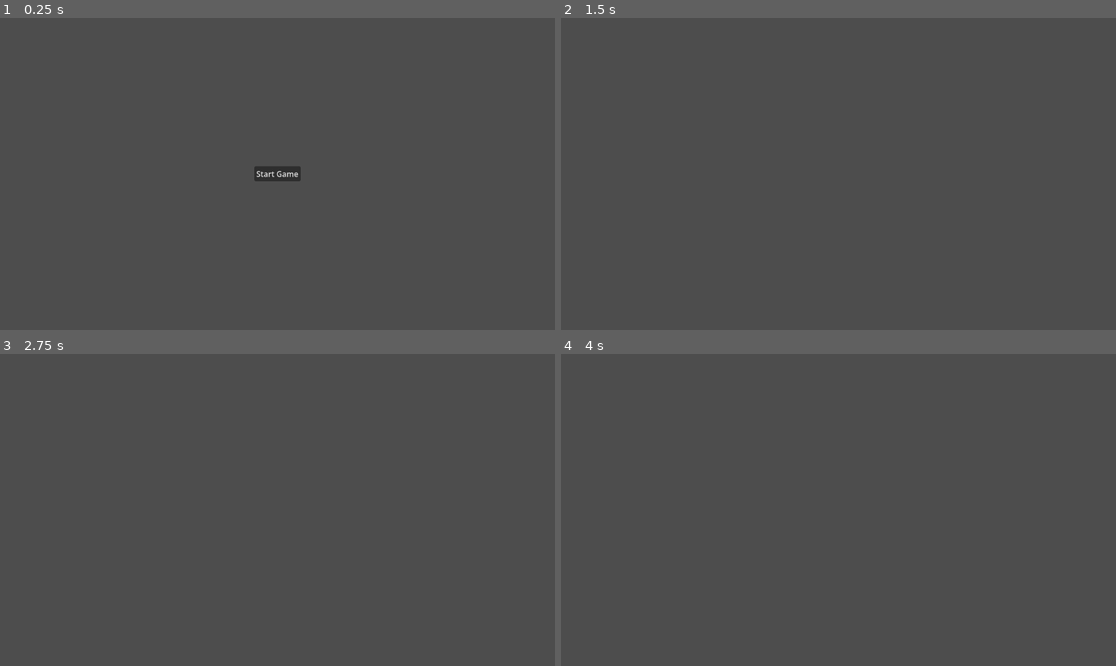
Above: before the commit, frames 1-4 (two rows, left to right).
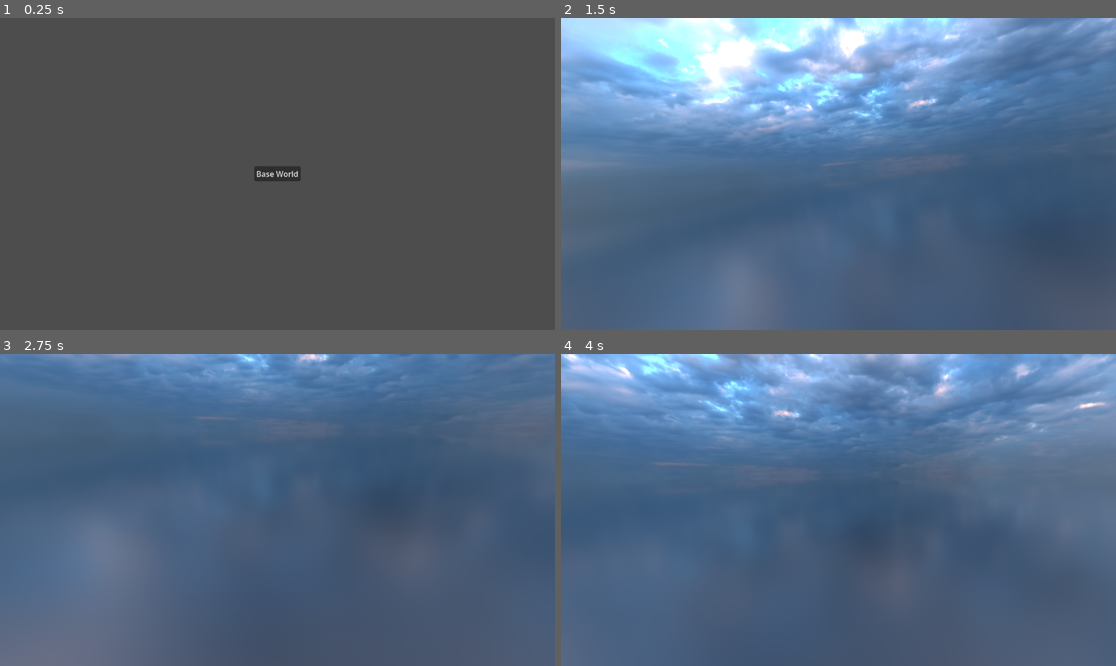
Above: after the commit, the same moments.

Repository: mitch-palczewski/zurd
Game: Godot game, scene res://scenes/ui/loading_screen/boot.tscn
Same seed, same stepped clock (60 frames per second), same inputs: the game is played once before the commit and once after it.
Inputs:
- Up to frame 1 (0.25 s): no input
- Up to frame 2 (1.5 s): click "Start Game" (after the commit: "Base World") at 0.5 s; tap Enter at 1.25 s; hold D (move_right, bound only after the commit) from 1.28 s (still down); tap 1 at 1.35 s
- Up to frame 3 (2.75 s): tap 2 at 1.55, 2.1 s; release D (move_right, bound only after the commit) at 2.03 s; hold S (move_down, bound only after the commit) from 2.03 s (still down); tap 3 at 2.3 s
- Up to frame 4 (4 s): release S (move_down, bound only after the commit) at 2.78 s; hold D (move_right, bound only after the commit) 2.78-3.53 s; tap 3 at 2.85 s; tap 4 at 3.05, 3.6 s; hold W (move_up, bound only after the commit) from 3.53 s (still down); tap 1 at 3.8 s

The runs differ from the first frame. In frame 1, less than 0.1% of the frame differs, in the area x 46-54%, y 48-52%; in frame 2, 99%; in frame 3, 100%; in frame 4, 100%, in the area x 0-100%, y 0-100%.

Commit message:
feat: Baseworld and Test Player

Diff:
--- a/project.godot
+++ b/project.godot
@@ -27,3 +27,26 @@
 [dotnet]
 
 project/assembly_name="zurd"
+
+[input]
+
+move_up={
+"deadzone": 0.2,
+"events": [Object(InputEventKey,"resource_local_to_scene":false,"resource_name":"","device":-1,"window_id":0,"alt_pressed":false,"shift_pressed":false,"ctrl_pressed":false,"meta_pressed":false,"pressed":false,"keycode":0,"physical_keycode":87,"key_label":0,"unicode":119,"location":0,"echo":false,"script":null)
+]
+}
+move_down={
+"deadzone": 0.2,
+"events": [Object(InputEventKey,"resource_local_to_scene":false,"resource_name":"","device":-1,"window_id":0,"alt_pressed":false,"shift_pressed":false,"ctrl_pressed":false,"meta_pressed":false,"pressed":false,"keycode":0,"physical_keycode":83,"key_label":0,"unicode":115,"location":0,"echo":false,"script":null)
+]
+}
+move_left={
+"deadzone": 0.2,
+"events": [Object(InputEventKey,"resource_local_to_scene":false,"resource_name":"","device":-1,"window_id":0,"alt_pressed":false,"shift_pressed":false,"ctrl_pressed":false,"meta_pressed":false,"pressed":false,"keycode":0,"physical_keycode":65,"key_label":0,"unicode":97,"location":0,"echo":false,"script":null)
+]
+}
+move_right={
+"deadzone": 0.2,
+"events": [Object(InputEventKey,"resource_local_to_scene":false,"resource_name":"","device":-1,"window_id":0,"alt_pressed":false,"shift_pressed":false,"ctrl_pressed":false,"meta_pressed":false,"pressed":false,"keycode":0,"physical_keycode":68,"key_label":0,"unicode":100,"location":0,"echo":false,"script":null)
+]
+}
--- /dev/null
+++ b/sandbox/test_player.gd
@@ -0,0 +1,28 @@
+extends CharacterBody3D
+
+@onready var cockpit: Node3D = $Cockpit
+@onready var controllers_container: Node = $Controllers
+
+var active_controller
+
+func _ready() -> void:
+	# Default to first controller child
+	if controllers_container.get_child_count() > 0:
+		set_controller(0)
+
+func _unhandled_input(event: InputEvent) -> void:
+	# Quick-switch control schemes during playtesting using number keys 1-3
+	if event is InputEventKey and event.pressed:
+		match event.keycode:
+			KEY_1: set_controller(0)
+			KEY_2: set_controller(1)
+			KEY_3: set_controller(2)
+			KEY_4: set_controller(3)
+
+func set_controller(index: int) -> void:
+	if index < controllers_container.get_child_count():
+		active_controller = controllers_container.get_child(index)
+
+func _physics_process(delta: float) -> void:
+	if active_controller:
+		active_controller.process_flight(self, cockpit, delta)
--- /dev/null
+++ b/sandbox/test_player.tscn
@@ -0,0 +1,22 @@
+[gd_scene format=3 uid="uid://cp64g6kjwyypa"]
+
+[ext_resource type="Script" uid="uid://cgpcr8p3x8blg" path="res://sandbox/test_player.gd" id="1_gcdhb"]
+[ext_resource type="Script" uid="uid://bte6gxg5v4qis" path="res://sandbox/yaw_bank_controller_4.gd" id="2_d4y0h"]
+
+[sub_resource type="SphereShape3D" id="SphereShape3D_rmgw8"]
+radius = 0.85423636
+
+[node name="TestPlayer" type="CharacterBody3D" unique_id=426266232]
+script = ExtResource("1_gcdhb")
+
+[node name="Cockpit" type="Node3D" parent="." unique_id=1422377547]
+
+[node name="Camera3D" type="Camera3D" parent="Cockpit" unique_id=293712178]
+
+[node name="CollisionShape3D" type="CollisionShape3D" parent="." unique_id=1488456501]
+shape = SubResource("SphereShape3D_rmgw8")
+
+[node name="Controllers" type="Node" parent="." unique_id=15555983]
+
+[node name="YawBankController4" type="Node" parent="Controllers" unique_id=2128059409]
+script = ExtResource("2_d4y0h")
--- /dev/null
+++ b/sandbox/yaw_bank_controller_4.gd
@@ -0,0 +1,92 @@
+extends Node
+class_name YawBankController4
+
+@export_group("Speed & Agility")
+@export var forward_speed: float = 5.0
+@export var pitch_speed: float = .5
+@export var yaw_speed: float = .5
+
+@export_group("Pitch Thresholds & Return")
+@export var hard_max_pitch: float = deg_to_rad(80.0)
+@export var comfort_max_pitch: float = deg_to_rad(30.0)
+@export var pitch_return_speed: float = .2
+
+@export_group("Collision Interaction")
+@export var push_force: float = 12.0
+
+@export_group("Visual Cockpit Feedback") # <--- NEW SECTION
+@export var max_roll_bank: float = deg_to_rad(10.0)
+@export var max_pitch_lean: float = deg_to_rad(7.0) # <--- NEW: max magnitude of visual tilt (X-axis)
+@export var lean_smoothing: float = 5.0             # <--- Renamed 'bank_smoothing' for clarity
+
+var current_bank: float = 0.0
+var current_pitch: float = 0.0
+var current_visual_pitch: float = 0.0 # <--- NEW: tracks smoothed visual tilt
+
+func process_flight(ship: CharacterBody3D, cockpit: Node3D, delta: float) -> void:
+	var pitch_input = Input.get_axis("move_down", "move_up")
+	var yaw_input = Input.get_axis("move_right", "move_left")
+
+	# 1. ACTUAL Pitch Logic (Calculates ship orientation)
+	var new_pitch: float = current_pitch
+
+	if pitch_input != 0.0:
+		var target_pitch_delta = pitch_input * pitch_speed * delta
+		new_pitch = clamp(current_pitch + target_pitch_delta, -hard_max_pitch, hard_max_pitch)
+	else:
+		if current_pitch > comfort_max_pitch:
+			new_pitch = move_toward(current_pitch, comfort_max_pitch, pitch_return_speed * delta)
+		elif current_pitch < -comfort_max_pitch:
+			new_pitch = move_toward(current_pitch, -comfort_max_pitch, pitch_return_speed * delta)
+
+	var actual_pitch_delta = new_pitch - current_pitch
+	current_pitch = new_pitch
+	ship.rotate_object_local(Vector3.RIGHT, actual_pitch_delta)
+
+	# 2. ACTUAL Yaw Logic
+	ship.global_rotate(Vector3.UP, yaw_input * yaw_speed * delta)
+
+	# -------------------------------------------------------------------------
+	# 3. VISUAL Cockpit Feedback Logic (Applies smoothed offsets to cockpit node)
+
+	# --- Visual Pitch Lean (X-Axis) ---
+	# NEW: Map the actual ship pitch ratio to the visual lean range.
+	# Example: If hard_max_pitch is 80 and max_pitch_lean is 7.
+	# When current_pitch is 40, target_lean is 3.5.
+	var target_lean_x = current_pitch * (max_pitch_lean / hard_max_pitch)
+
+	# NEW: Smoothly interpolate toward the target
+	current_visual_pitch = lerp_angle(current_visual_pitch, target_lean_x, lean_smoothing * delta)
+
+	# UPDATED: Apply visual pitch
+	cockpit.rotation.x = current_visual_pitch
+
+	# --- Visual Banking (Z-Axis, previously roll) ---
+	var target_bank_z = yaw_input * max_roll_bank
+	# UPDATED: Reused lean_smoothing for consistency
+	current_bank = lerp_angle(current_bank, target_bank_z, lean_smoothing * delta)
+
+	# Apply visual roll
+	cockpit.rotation.z = current_bank
+	# -------------------------------------------------------------------------
+
+	# 4. Movement
+	ship.velocity = -ship.transform.basis.z * forward_speed
+	ship.move_and_slide()
+
+	for i in ship.get_slide_collision_count():
+		var collision = ship.get_slide_collision(i)
+		var collider = collision.get_collider()
+
+		if collider is RigidBody3D:
+			# Direction pointing away from ship into the hit object
+			var push_dir = -collision.get_normal()
+
+			# Vector from the object's center of mass to the collision point
+			var impact_offset = collision.get_position() - collider.global_position
+
+			# Calculate impulse (scaled by ship speed and push force)
+			var impulse = push_dir * forward_speed * push_force * delta
+
+			# apply_impulse induces both movement and rotational spin from off-center hits
+			collider.apply_impulse(impulse, impact_offset)
--- a/scenes/ui/menus/main_menu.tscn
+++ b/scenes/ui/menus/main_menu.tscn
@@ -10,7 +10,7 @@
 grow_horizontal = 2
 grow_vertical = 2
 script = ExtResource("1_flhq8")
-world_scene_path = "uid://bf0mokdbbectp"
+world_scene_path = "uid://8u5j2653xk4d"
 
 [node name="CenterContainer" type="CenterContainer" parent="." unique_id=1854115553]
 layout_mode = 1
@@ -25,4 +25,4 @@
 
 [node name="Button" type="Button" parent="CenterContainer/VBoxContainer" unique_id=1536681961]
 layout_mode = 2
-text = "Start Game"
+text = "Base World"
--- /dev/null
+++ b/scenes/world/base_world.tscn
@@ -0,0 +1,23 @@
+[gd_scene format=3 uid="uid://8u5j2653xk4d"]
+
+[ext_resource type="Texture2D" uid="uid://bqwcx5o4ofubv" path="res://assets/_misc/citrus_orchard_road.hdr" id="1_s1lny"]
+[ext_resource type="PackedScene" uid="uid://cp64g6kjwyypa" path="res://sandbox/test_player.tscn" id="2_oh0aj"]
+
+[sub_resource type="PanoramaSkyMaterial" id="PanoramaSkyMaterial_sxtq4"]
+panorama = ExtResource("1_s1lny")
+
+[sub_resource type="Sky" id="Sky_oh0aj"]
+sky_material = SubResource("PanoramaSkyMaterial_sxtq4")
+
+[sub_resource type="Environment" id="Environment_s1lny"]
+background_mode = 2
+sky = SubResource("Sky_oh0aj")
+
+[node name="BaseWorld" type="Node3D" unique_id=1406931788]
+
+[node name="DirectionalLight3D" type="DirectionalLight3D" parent="." unique_id=1743470536]
+
+[node name="WorldEnvironment" type="WorldEnvironment" parent="." unique_id=1561718671]
+environment = SubResource("Environment_s1lny")
+
+[node name="TestPlayer" parent="." unique_id=426266232 instance=ExtResource("2_oh0aj")]
--- a/scripts/autoload/event_bus.gd
+++ b/scripts/autoload/event_bus.gd
@@ -1,8 +1,6 @@
 extends Node
 
-# Define your signals globally here
-
-
-# signal enemy_clicked(enemy_node: Node3D)
-# signal prop_spawned(prop_instance: RigidBody3D)
-# signal player_died()
+## Fired when a 3D world scene finishes setting up its scene tree.
+## Passes the level instance so listeners can query children.
+#@warning_ignore("unused_signal")
+#signal level_ready(level_node: Node3D)
--- /dev/null
+++ b/scripts/world/scene_spawner.gd
@@ -0,0 +1,25 @@
+class_name SceneSpawner
+extends Node
+
+@export var scene_to_spawn: PackedScene
+@export var spawn_location: Node3D
+@export var parent_container: Node3D
+@export var auto_spawn_on_ready: bool = true
+
+func _ready() -> void:
+    if auto_spawn_on_ready:
+        spawn()
+
+func spawn() -> Node3D:
+    if not scene_to_spawn:
+        push_warning("SceneSpawner (%s): No scene_to_spawn assigned." % name)
+        return null
+    var instance: Node3D = scene_to_spawn.instantiate() as Node3D
+
+    var target_parent: Node = parent_container if parent_container else get_parent()
+    target_parent.add_child(instance)
+
+    if spawn_location:
+        instance.global_transform = spawn_location.global_transform
+
+    return instance
--- a/test/test_world.tscn
+++ /dev/null
@@ -1,3 +0,0 @@
-[gd_scene format=3 uid="uid://bf0mokdbbectp"]
-
-[node name="TestWorld" type="Node3D" unique_id=1193723936]
Binary file added: assets/_misc/citrus_orchard_road.hdr
Not shown, added: assets/_misc/citrus_orchard_road.hdr.import
Not shown, added: sandbox/test_player.gd.uid
Not shown, added: sandbox/yaw_bank_controller_4.gd.uid
Not shown, added: scripts/world/scene_spawner.gd.uid
Not shown, removed: scenes/world/.gitkeep
Not shown, removed: scripts/.gitkeep
